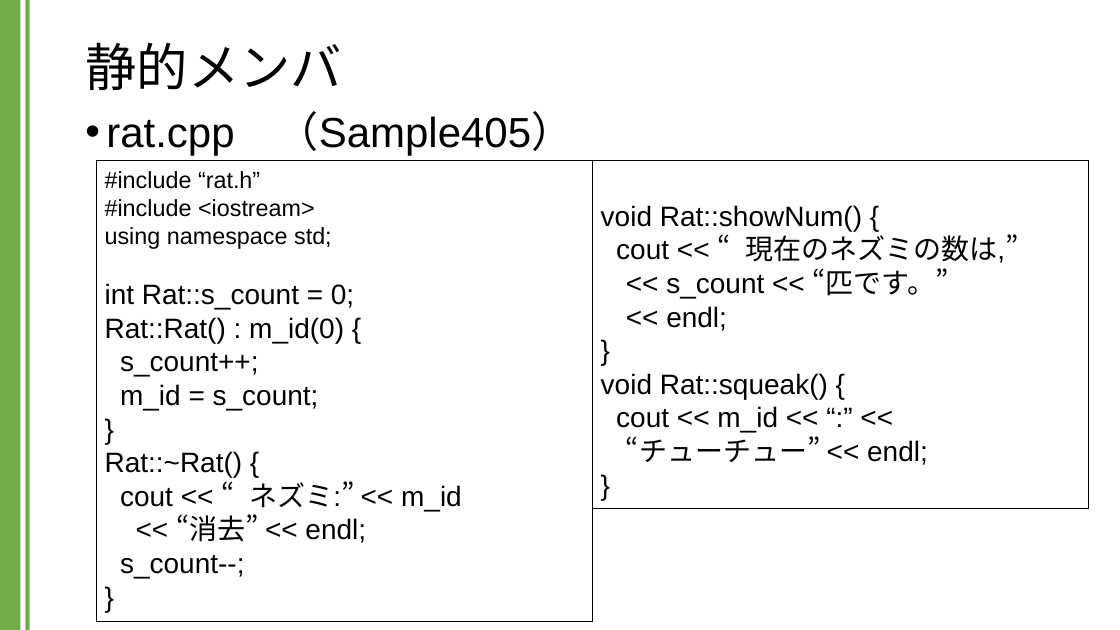
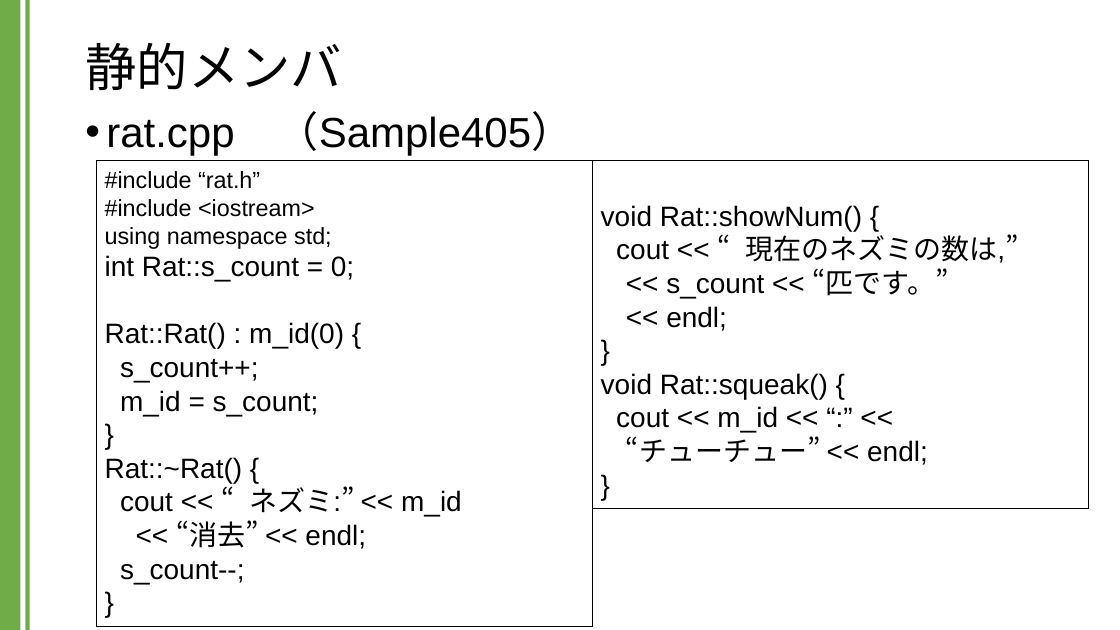
Before and after one commit to kic-murata/cpp2024, a slide deck: slide 5 of 授業資料/講義資料：静的メンバ.pptx. Drawn at 1120x630 pixels with LibreOffice and Linux fonts; fonts in the diff are those of the drawing. Boxes give left, top, right and bottom in pixels: in the first picture for what was removed or moved away, otherwise in the second. Text is boxed around its words. In the diff, an @@ line names an element or a change of style, - is before the commit and + after.

Commit message:
講義資料

```diff
--- a/授業資料/講義資料：静的メンバ.pptx
+++ b/授業資料/講義資料：静的メンバ.pptx
@@ rectangle "#include “rat.h”": place and size @@
-rectangle "#include “rat.h”" at [97,160,593,622]
+rectangle "#include “rat.h”" at [97,160,593,627]
```
